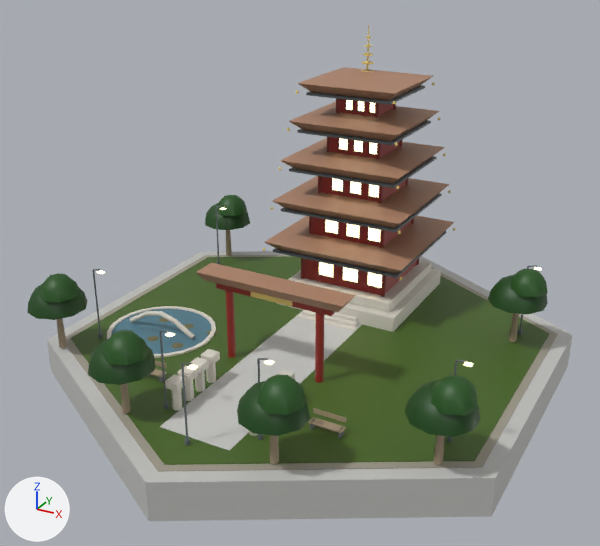
A saved change to the glTF model native/godot/assets/art/blender/worship_pagoda.glb.
Before and after are seen from a 50 mm lens placed at (16.2, -30.5, 18.5), pointed at (0.0, -1.1, 3.8). The axes (+X, +Y, +Z) are drawn at lower left. The lights are the same throughout. The older version comes first. Vertices at exactly the same position are counted once.

Objects in the first picture: 'glass', 'glow_warm', 'leaf', 'paint', 'pavers', 'roof_tile', 'steel_dark', 'stone', 'turf', 'wall_concrete', 'wood' and 2 more.
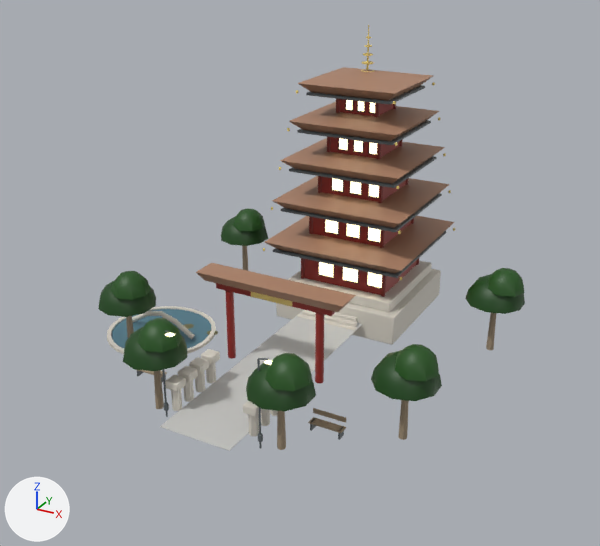
Edits to the bpy script that builds the scene:
```text
Change me_glow_warm:
    remove me_glow_warm.from_pydata(...)  # 248 vertices, 372 faces; spans x -8.2..9.1, y -9.9..9.9, z 1.2..10.4
    add me_glow_warm.from_pydata(...)  # 200 vertices, 300 faces; spans x -2.0..2.8, y -8.3..4.4, z 1.2..10.4
    me_glow_warm part 1: 6 loose pieces with 48 vertices, spanning x -8.2..9.1, y -9.9..9.9, z 3.6, are deleted
Change me_leaf:
    remove me_leaf.from_pydata(...)  # 481 vertices, 780 faces; spans x -10.7..9.9, y -10.5..7.7, z 0.2..3.9
    add me_leaf.from_pydata(...)  # 481 vertices, 780 faces; spans x -8.1..8.8, y -9.1..6.2, z 0.2..3.9
    me_leaf part 2: the loose piece of 41 vertices spanning x -10.1..-7.5, y 5.1..7.7, z 2.2..3.4 is moved by (2.1, -1.5, 0.0)
    me_leaf part 3: the loose piece of 25 vertices spanning x -9.2..-7.5, y 5.3..7.1, z 3.0..3.9 is moved by (2.1, -1.5, 0.0)
    me_leaf part 4: the loose piece of 41 vertices spanning x 7.1..9.7, y 2.7..5.3, z 2.2..3.4 is moved by (-0.9, -0.4, 0.0)
    me_leaf part 5: the loose piece of 25 vertices spanning x 8.0..9.7, y 2.9..4.7, z 3.0..3.9 is moved by (-0.9, -0.4, 0.0)
    me_leaf part 6: the loose piece of 41 vertices spanning x 7.3..9.9, y -7.7..-5.1, z 2.2..3.4 is moved by (-1.9, 1.4, 0.0)
    me_leaf part 7: the loose piece of 25 vertices spanning x 8.2..9.9, y -7.5..-5.7, z 3.0..3.9 is moved by (-1.9, 1.4, 0.0)
    me_leaf part 8: the loose piece of 41 vertices spanning x -4.7..-2.1, y -10.5..-7.9, z 2.2..3.4 is moved by (0.5, 1.4, 0.0)
    me_leaf part 9: the loose piece of 25 vertices spanning x -3.8..-2.1, y -10.3..-8.5, z 3.0..3.9 is moved by (0.5, 1.4, 0.0)
    me_leaf part 10: the loose piece of 41 vertices spanning x 2.1..4.7, y -10.5..-7.9, z 2.2..3.4 is moved by (-0.5, 1.4, 0.0)
    me_leaf part 11: the loose piece of 25 vertices spanning x 3.0..4.7, y -10.3..-8.5, z 3.0..3.9 is moved by (-0.5, 1.4, 0.0)
    me_leaf part 12: the loose piece of 41 vertices spanning x -10.7..-8.1, y -7.7..-5.1, z 2.2..3.4 is moved by (2.5, 1.7, 0.0)
    me_leaf part 13: the loose piece of 25 vertices spanning x -9.8..-8.1, y -7.5..-5.7, z 3.0..3.9 is moved by (2.5, 1.7, 0.0)
Change me_pavers:
    remove me_pavers.from_pydata(...)  # 20 vertices, 32 faces; spans x -10.0..10.0, y -11.6..11.6, z 0.1..0.2
    add me_pavers.from_pydata(...)  # 8 vertices, 12 faces; spans x -1.6..1.6, y -9.4..3.0, z 0.2
    me_pavers part 14: the loose piece of 12 vertices spanning x -10.0..10.0, y -11.6..11.6, z 0.1 is deleted
Change me_wood:
    remove me_wood.from_pydata(...)  # 116 vertices, 192 faces; spans x -9.6..8.8, y -9.4..6.6, z 0.2..2.6
    add me_wood.from_pydata(...)  # 116 vertices, 192 faces; spans x -7.0..7.7, y -7.9..5.1, z -0.2..2.6
    me_wood part 15: the loose piece of 14 vertices spanning x -9.0..-8.6, y 6.2..6.6, z 0.2..2.6 is scaled about its middle by (1, 1, 1.19), then moved by (2.1, -1.5, -0.2)
    me_wood part 16: the loose piece of 14 vertices spanning x 8.2..8.6, y 3.8..4.2, z 0.2..2.6 is scaled about its middle by (1, 1, 1.19), then moved by (-0.9, -0.4, -0.2)
    me_wood part 17: the loose piece of 14 vertices spanning x 8.4..8.8, y -6.6..-6.2, z 0.2..2.6 is scaled about its middle by (1, 1, 1.19), then moved by (-1.9, 1.4, -0.2)
    me_wood part 18: the loose piece of 14 vertices spanning x -3.6..-3.2, y -9.4..-9.0, z 0.2..2.6 is scaled about its middle by (1, 1, 1.19), then moved by (0.5, 1.4, -0.2)
    me_wood part 19: the loose piece of 14 vertices spanning x 3.2..3.6, y -9.4..-9.0, z 0.2..2.6 is scaled about its middle by (1, 1, 1.19), then moved by (-0.5, 1.4, -0.2)
    me_wood part 20: the loose piece of 14 vertices spanning x -9.6..-9.2, y -6.6..-6.2, z 0.2..2.6 is scaled about its middle by (1, 1, 1.19), then moved by (2.5, 1.7, -0.2)
Remove ob_turf:
    ob_turf = bpy.data.objects.new('turf', me_turf)
Remove ob_wall_concrete:
    ob_wall_concrete = bpy.data.objects.new('wall_concrete', me_wall_concrete)
```

Where the change shows, as pixel boxes (x1, y1, x2, y2) in the pictures (600 x 546 px; the box of a moved part takes in the faces that stretch with it):
'turf', deleted (green)
    before: (71, 256, 550, 465)
'wall_concrete', deleted
    before: (47, 251, 573, 521)
'leaf', reshaped (18% narrower, 16% shorter)
    before: (27, 195, 548, 437)
    after: (98, 209, 525, 411)
'pavers', reshaped (59% narrower, 36% shorter)
    before: (66, 255, 558, 472)
    after: (160, 312, 362, 451)
'wood', reshaped (20% narrower, 13% shorter)
    before: (56, 230, 519, 465)
    after: (126, 246, 496, 450)
'glow_warm', reshaped (51% narrower)
    before: (97, 100, 542, 370)
    after: (165, 100, 382, 365)
part 1 of me_glow_warm, deleted
    before: (97, 207, 542, 370)
part 2 of me_leaf, moved or reshaped
    before: (205, 203, 250, 230)
    after: (221, 216, 268, 246)
part 3 of me_leaf, moved or reshaped
    before: (217, 195, 247, 216)
    after: (233, 209, 265, 231)
part 4 of me_leaf, moved or reshaped
    before: (488, 275, 548, 314)
    after: (465, 274, 525, 314)
part 5 of me_leaf, moved or reshaped
    before: (511, 269, 548, 297)
    after: (488, 268, 525, 297)
part 6 of me_leaf, moved or reshaped
    before: (404, 380, 481, 437)
    after: (371, 350, 442, 401)
part 7 of me_leaf, moved or reshaped
    before: (431, 375, 479, 416)
    after: (394, 344, 439, 381)
part 8 of me_leaf, moved or reshaped
    before: (88, 339, 155, 385)
    after: (123, 327, 187, 371)
part 9 of me_leaf, moved or reshaped
    before: (102, 330, 149, 365)
    after: (137, 318, 182, 352)
part 10 of me_leaf, moved or reshaped
    before: (237, 381, 310, 436)
    after: (246, 360, 316, 411)
part 11 of me_leaf, moved or reshaped
    before: (257, 374, 306, 415)
    after: (265, 353, 312, 391)
part 12 of me_leaf, moved or reshaped
    before: (27, 284, 88, 320)
    after: (98, 280, 156, 317)
part 13 of me_leaf, moved or reshaped
    before: (39, 273, 80, 303)
    after: (111, 271, 151, 300)
part 14 of me_pavers, deleted
    before: (66, 255, 558, 472)
part 15 of me_wood, moved or reshaped
    before: (226, 230, 232, 256)
    after: (242, 246, 248, 271)
part 16 of me_wood, moved or reshaped
    before: (509, 313, 519, 342)
    after: (486, 313, 496, 350)
part 17 of me_wood, moved or reshaped
    before: (434, 435, 444, 465)
    after: (398, 400, 409, 440)
part 18 of me_wood, moved or reshaped
    before: (120, 383, 131, 413)
    after: (154, 370, 164, 409)
part 19 of me_wood, moved or reshaped
    before: (270, 435, 279, 464)
    after: (277, 411, 286, 450)
part 20 of me_wood, moved or reshaped
    before: (56, 318, 67, 348)
    after: (126, 316, 134, 338)
